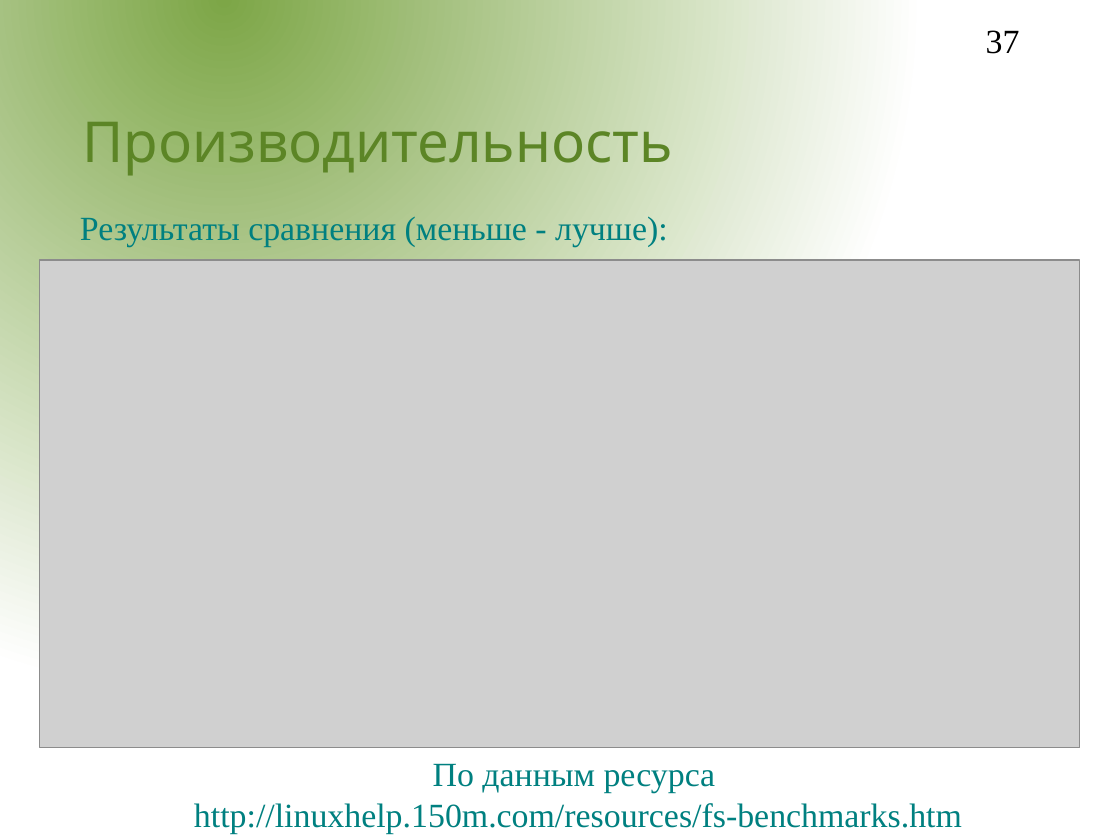
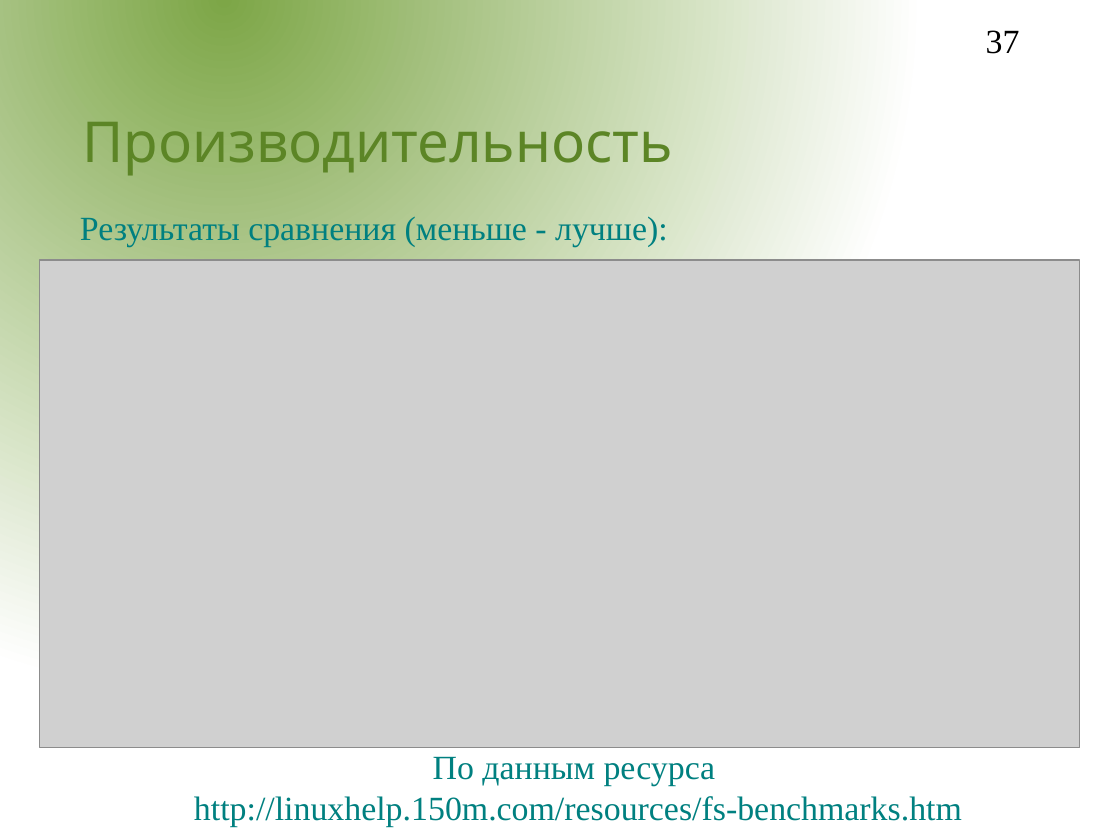
Before and after one commit to aeremenok/a-team-777, a slide deck: slide 37 of 9/st/presentations/file_sybsystem/fs.odp. Drawn at 1120x840 pixels with LibreOffice and Linux fonts; fonts in the diff are those of the drawing; grey boxes stand for pictures; background and template pictures are left out. Boxes give left, top, right and bottom in pixels: in the first picture for what was removed or moved away, otherwise in the second. Text is boxed around its words. In the diff, an @@ line names an element or a change of style, - is before the commit and + after.

```diff
--- a/9/st/presentations/file_sybsystem/fs.odp
+++ b/9/st/presentations/file_sybsystem/fs.odp
@@ text "По данным ресурса" moved from (x1=194, y1=763, x2=962, y2=834) to (x1=194, y1=756, x2=962, y2=827) @@
```
Also in this commit, not shown: 1 other slide changed, 1 slide added.
